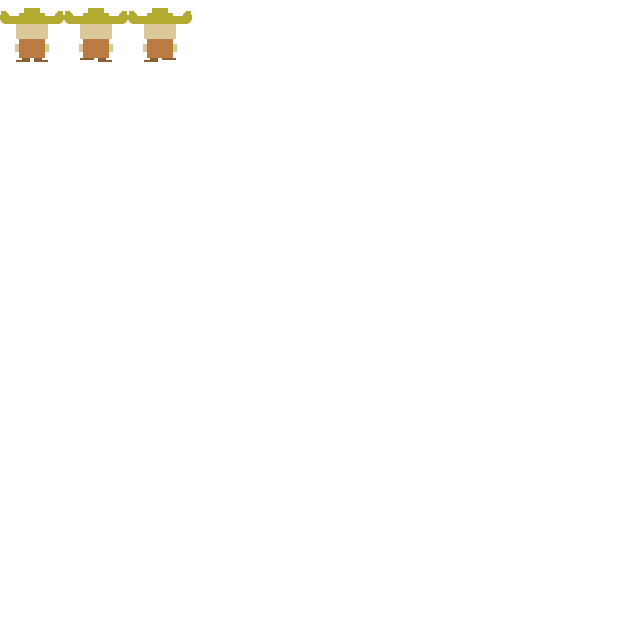
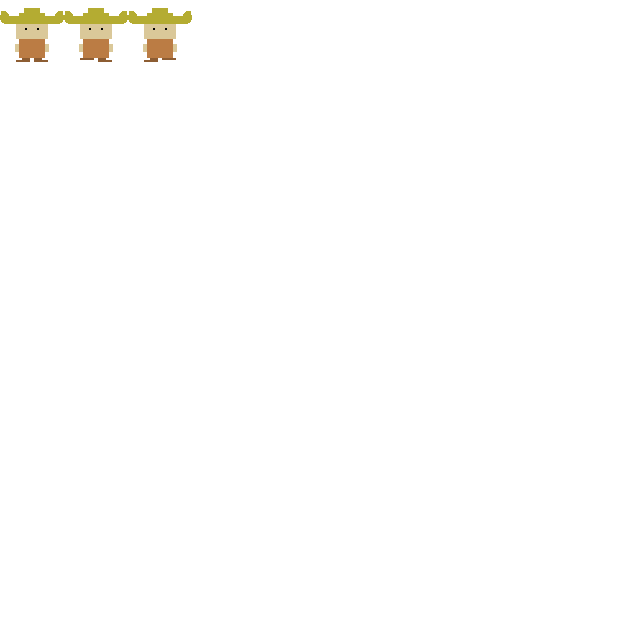
Two versions of the same layered image (640x640). Layer-by-layer changes:
removed layer "cowboy_walk2" over [153, 28, 167, 30]
removed layer "cowboy_walk1" over [89, 28, 103, 30]
removed layer "cowboy_idle1" over [25, 28, 39, 30]
added group "idle" with 2 layers above "walk_0" over [25, 28, 39, 30]
added group "walk_0" with 2 layers above "walk_1" over [89, 28, 103, 30]
added group "walk_1" with 2 layers over [153, 28, 167, 30]
